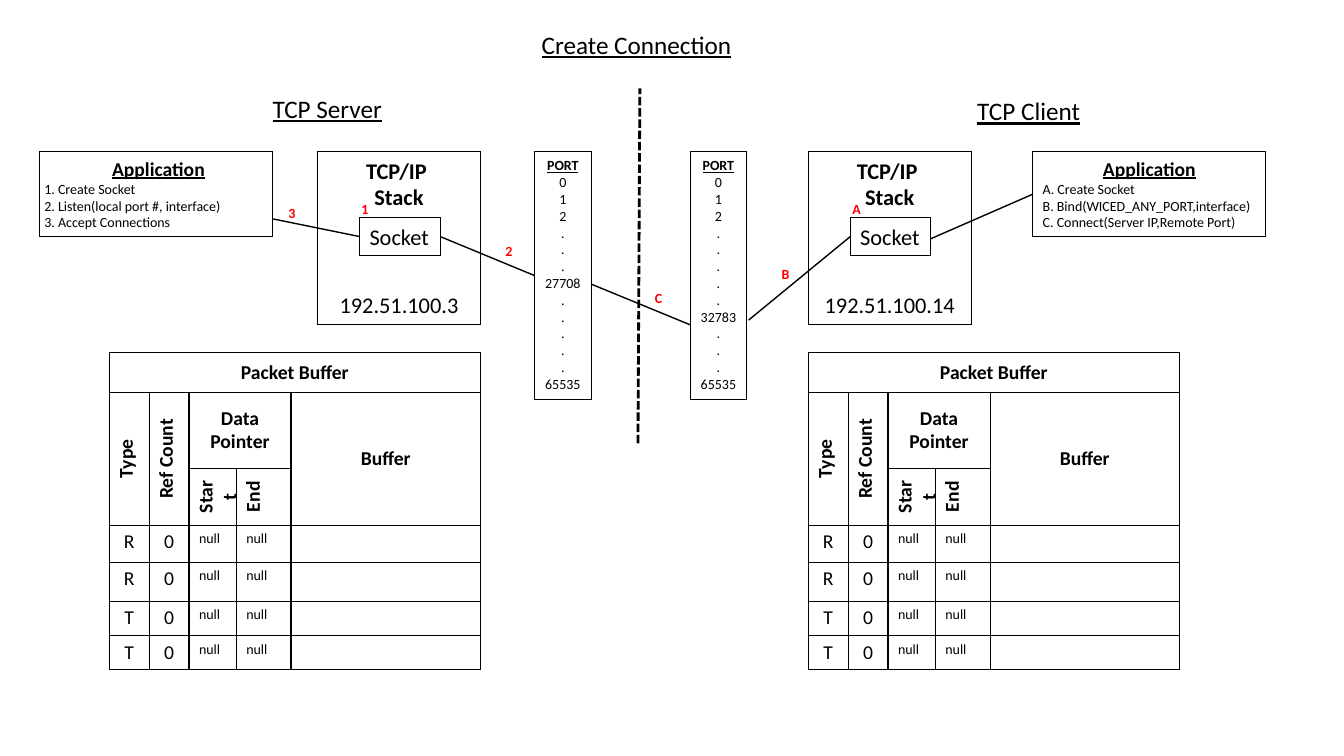
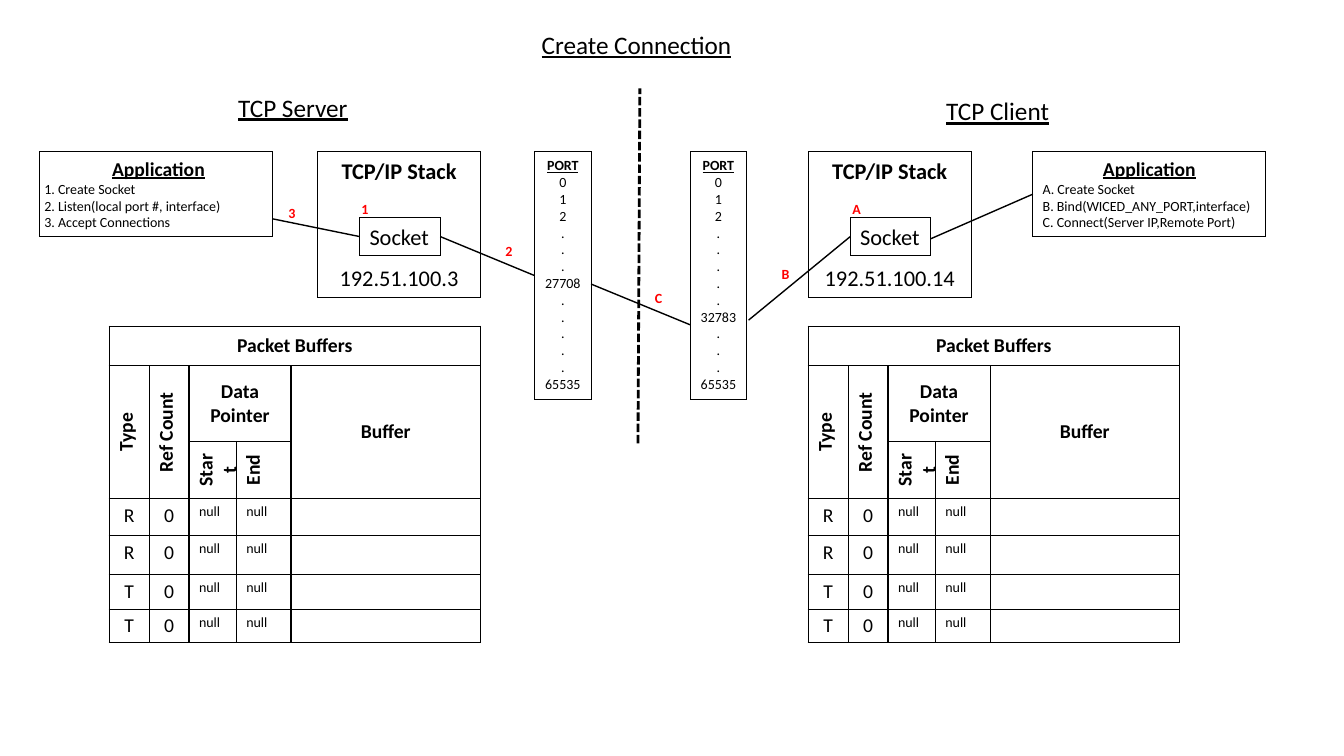
Before and after one commit to iotexpert/WW101, a slide deck: slide 2 of labmanual/misc/drawings.pptx. Drawn at 1344x756 pixels with LibreOffice and Linux fonts; fonts in the diff are those of the drawing. Boxes give left, top, right and bottom in pixels: in the first picture for what was removed or moved away, otherwise in the second. Text is boxed around its words. In the diff, an @@ line names an element or a change of style, - is before the commit and + after.

```diff
--- a/labmanual/misc/drawings.pptx
+++ b/labmanual/misc/drawings.pptx
@@ text "TCP Server": place and size @@
-text "TCP Server" at (273, 101, 382, 122)
+text "TCP Server" at (238, 100, 348, 121)
@@ text "TCP Client": place and size @@
-text "TCP Client" at (977, 102, 1080, 125)
+text "TCP Client" at (946, 102, 1049, 125)
@@ rectangle "TCP/IP Stack": place and size @@
-rectangle "TCP/IP Stack" at (318, 152, 481, 326)
+rectangle "TCP/IP Stack" at (318, 152, 481, 298)
@@ text in rectangle at (342, 163, 456, 180): text changed @@
-TCP/IP
-Stack
+TCP/IP Stack
@@ rectangle "TCP/IP Stack": place and size @@
-rectangle "TCP/IP Stack" at (809, 152, 972, 326)
+rectangle "TCP/IP Stack" at (809, 152, 972, 298)
@@ text in rectangle at (832, 163, 947, 180): text changed @@
-TCP/IP
-Stack
+TCP/IP Stack
@@ table at (109, 327, 481, 643) @@
-row 1, column 1: Packet Buffer
+row 1, column 1: Packet Buffers
@@ table: place and size @@
-table at (109, 353, 481, 669)
+table at (109, 327, 481, 643)
@@ table: place and size @@
-table at (809, 353, 1181, 669)
+table at (809, 327, 1181, 643)
@@ table at (809, 327, 1181, 643) @@
-row 1, column 1: Packet Buffer
+row 1, column 1: Packet Buffers
```
Also in this commit, not shown: 14 other files.
